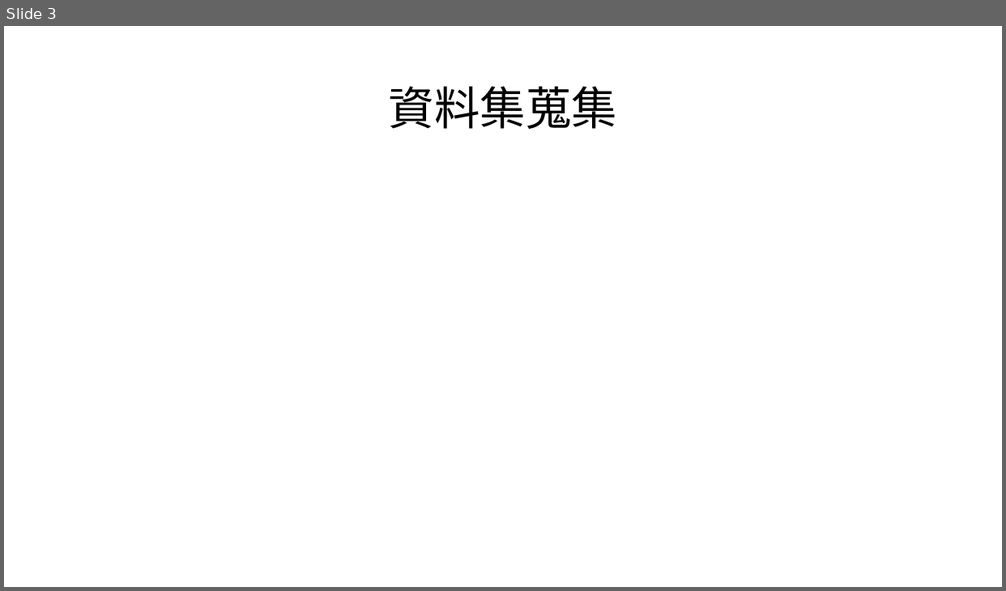
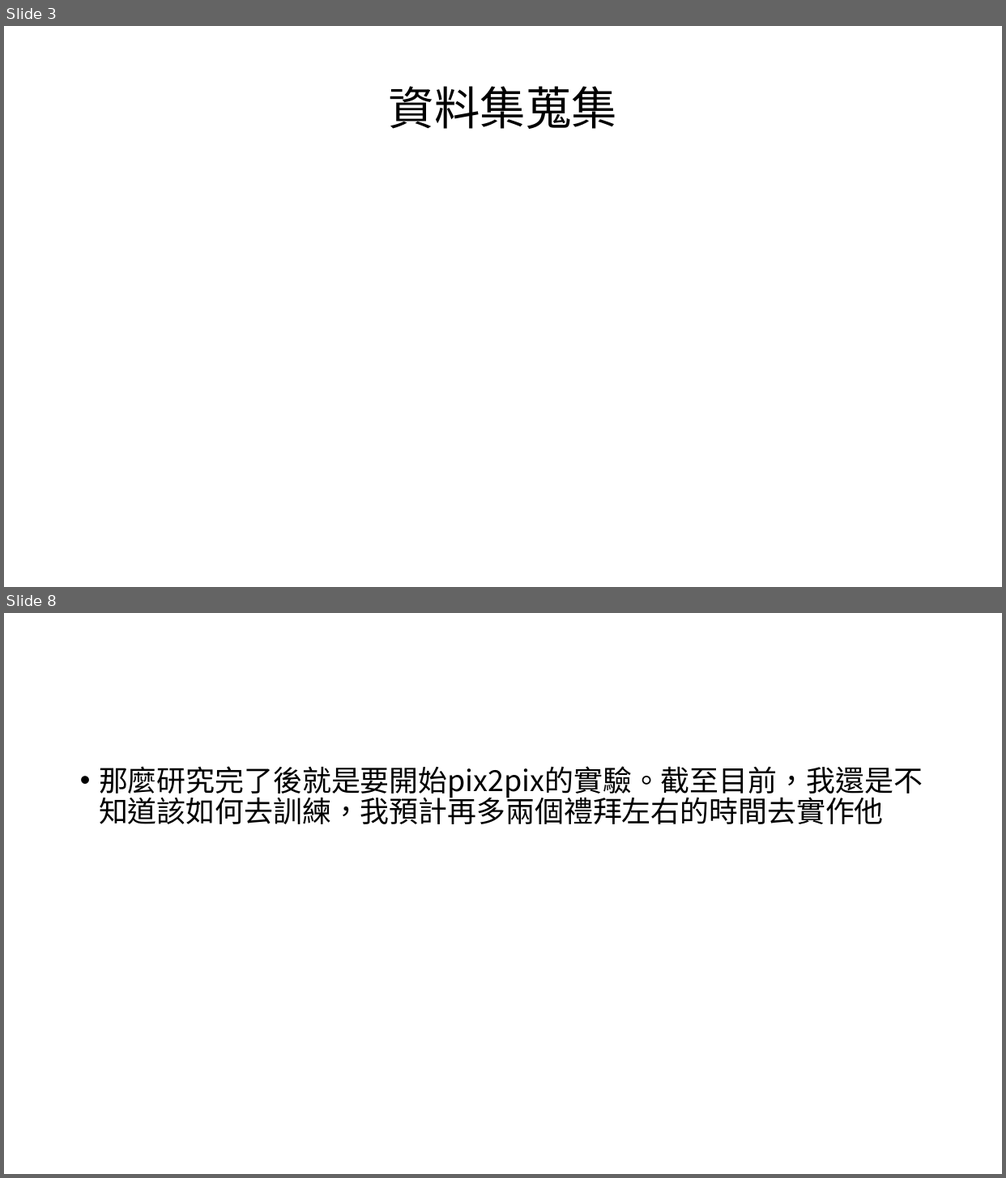
Before and after one commit to mizulun/seatpose-system, a slide deck: week21進度報告.pptx. Shown one above the other, each under a label of ours: slide 3 before the commit, slides 3 and 8 after it; the slides between them are not shown. The pictures are 1006x591 and 1006x1178 pixels, drawn with LibreOffice and Linux fonts; fonts in the diff are those of the drawing. Boxes give left, top, right and bottom in pixels: in the first picture for what was removed or moved away, otherwise in the second. Text is boxed around its words. In the diff, an @@ line names an element or a change of style, - is before the commit and + after.

```diff
--- a/week21進度報告.pptx
+++ b/week21進度報告.pptx
@@ slide 8 added at (4,613,1002,1174), background #FFFFFF @@
@@ text added at (99,766,923,824), 28 pt, text #000000 @@
+• 那麼研究完了後就是要開始pix2pix的實驗。截至目前，我還是不知道該如何去訓練，我預計再多兩個禮拜左右的時間去實作他
```
Also in this commit, not shown: 5 other slides added, 1 slide removed.
